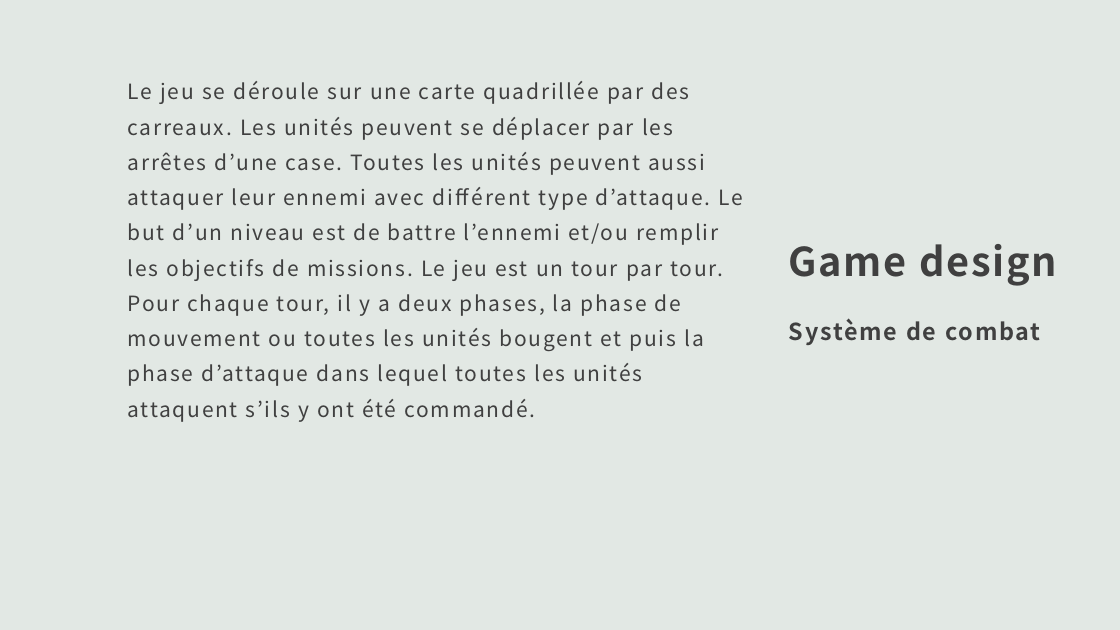
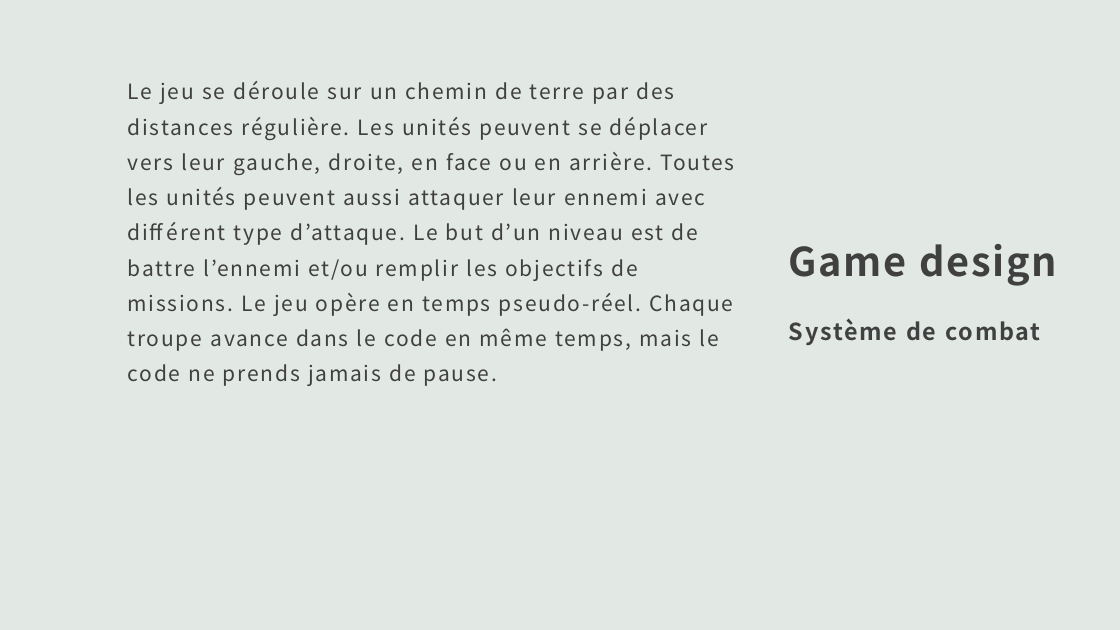
Before and after one commit to VincentMoreauBenoit/H23_204_CODE_WARS, a slide deck: slide 11 of Ébauche du projet/Projet Sim CODE WARS.pptx. Drawn at 1120x630 pixels with LibreOffice and Linux fonts; fonts in the diff are those of the drawing. Boxes give left, top, right and bottom in pixels: in the first picture for what was removed or moved away, otherwise in the second. Text is boxed around its words. In the diff, an @@ line names an element or a change of style, - is before the commit and + after.

```diff
--- a/Ébauche du projet/Projet Sim CODE WARS.pptx
+++ b/Ébauche du projet/Projet Sim CODE WARS.pptx
@@ text at [128,81,735,386]: text changed @@
-Le jeu se déroule sur une carte quadrillée par des carreaux. Les unités peuvent se déplacer par les arrêtes d’une case. Toutes les unités peuvent aussi attaquer leur ennemi avec différent type d’attaque. Le but d’un niveau est de battre l’ennemi et/ou remplir les objectifs de missions. Le jeu est un tour par tour. Pour chaque tour, il y a deux phases, la phase de mouvement ou toutes les unités bougent et puis la phase d’attaque dans lequel toutes les unités attaquent s’ils y ont été commandé.
+Le jeu se déroule sur un chemin de terre par des distances régulière. Les unités peuvent se déplacer vers leur gauche, droite, en face ou en arrière. Toutes les unités peuvent aussi attaquer leur ennemi avec différent type d’attaque. Le but d’un niveau est de battre l’ennemi et/ou remplir les objectifs de missions. Le jeu opère en temps pseudo-réel. Chaque troupe avance dans le code en même temps, mais le code ne prends jamais de pause.
```
Also in this commit, not shown: 7 other slides changed, 1 slide added, 1 slide removed, 14 other files.
